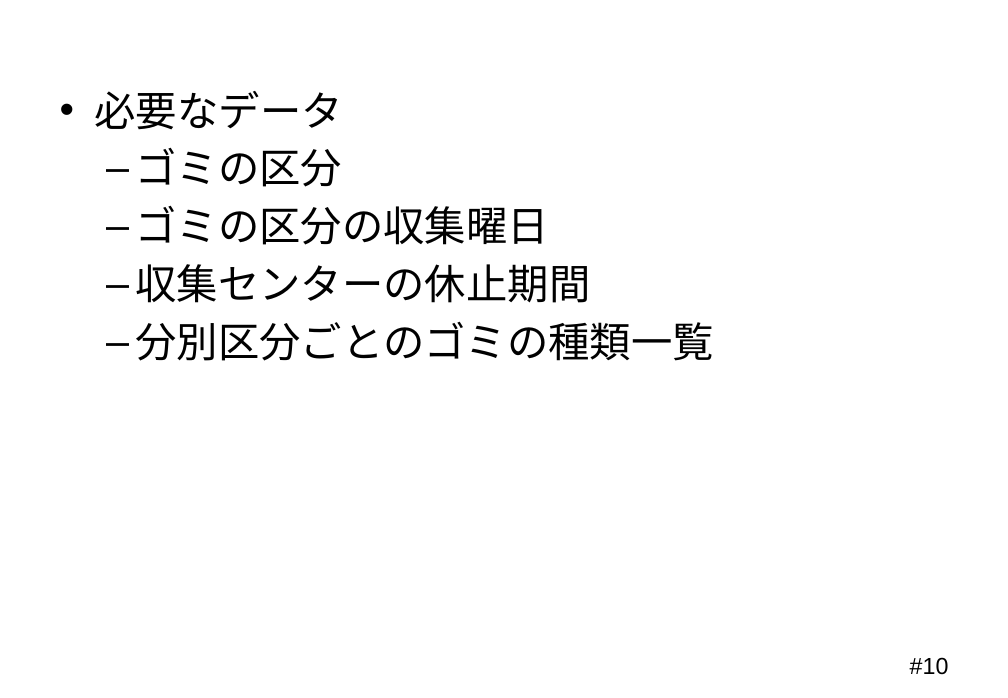
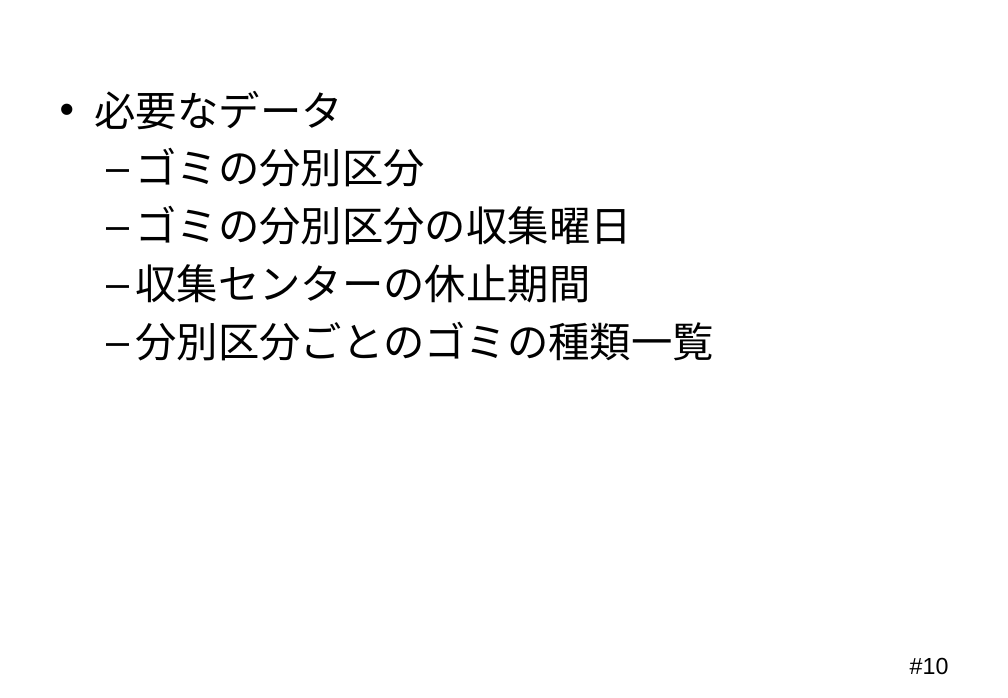
Before and after one commit to Mocchy2/graduation-thesis, a slide deck: slide 10 of 卒業論文 発表用スライド.pptx. Drawn at 1008x698 pixels with LibreOffice and Linux fonts; fonts in the diff are those of the drawing; background and template pictures are left out. Boxes give left, top, right and bottom in pixels: in the first picture for what was removed or moved away, otherwise in the second. Text is boxed around its words. In the diff, an @@ line names an element or a change of style, - is before the commit and + after.

```diff
--- a/卒業論文 発表用スライド.pptx
+++ b/卒業論文 発表用スライド.pptx
@@ text at bbox=[135, 148, 631, 245]: text changed @@
-  – ゴミの区分
-  – ゴミの区分の収集曜日
+  – ゴミの分別区分
+  – ゴミの分別区分の収集曜日
```
Also in this commit, not shown: 1 other slide changed.
